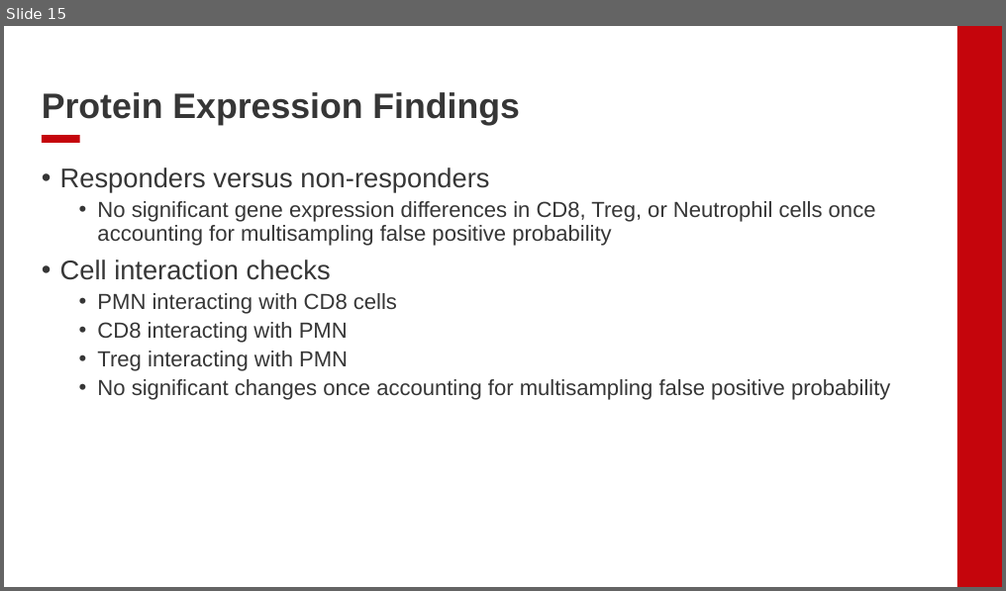
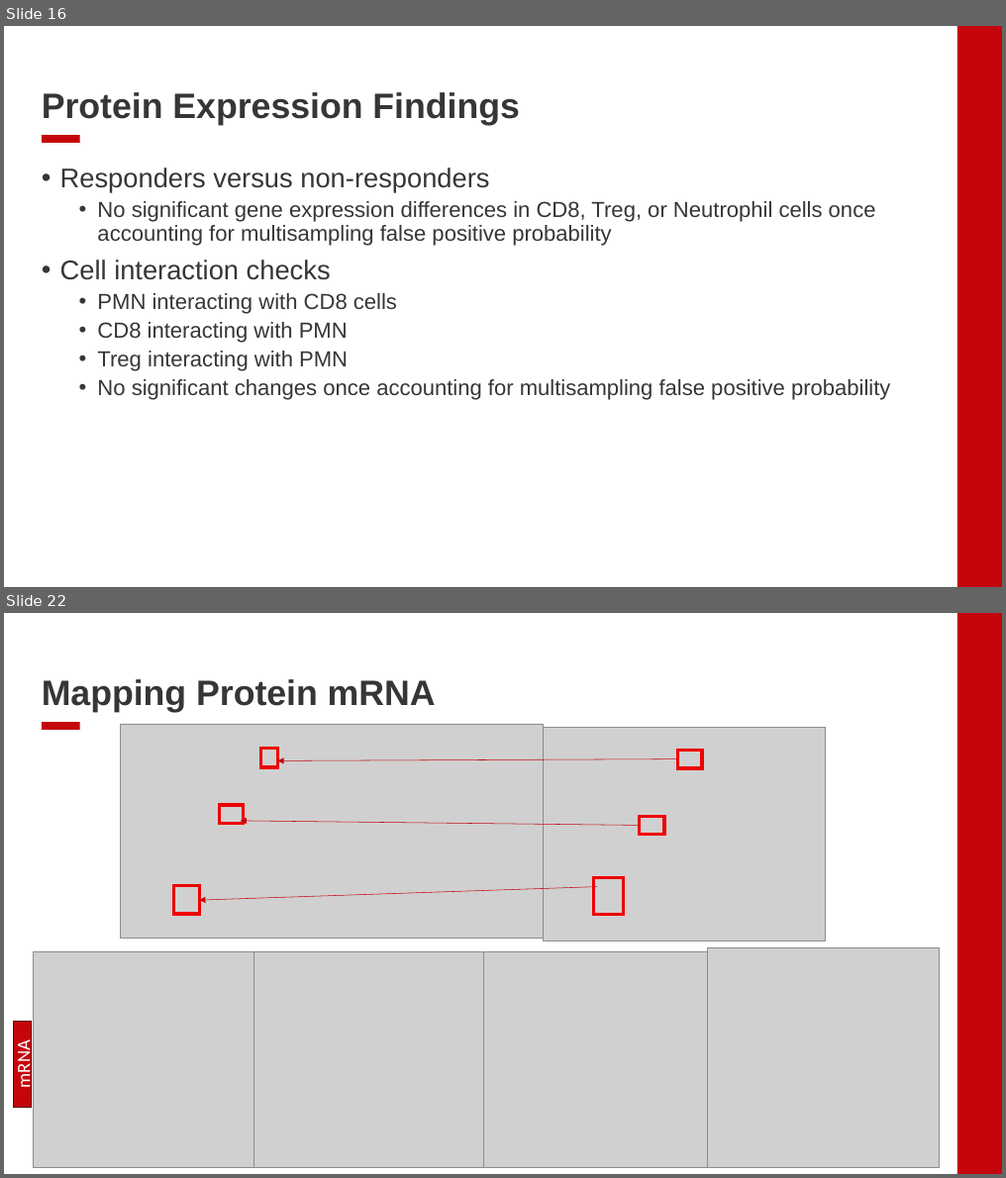
Before and after one commit to EDJohns/2025-Dinh-Lab-Research-Project, a slide deck: Shapiro 2025 Project/Weekly Updates/Lab Meeting Presentation 7_22_25.pptx. Shown one above the other, each under a label of ours: slide 15 before the commit, slides 16 and 22 after it; the slides between them are not shown. The pictures are 1006x591 and 1006x1178 pixels, drawn with LibreOffice and Linux fonts; fonts in the diff are those of the drawing; grey boxes stand for pictures; background and template pictures are left out. Boxes give left, top, right and bottom in pixels: in the first picture for what was removed or moved away, otherwise in the second. Text is boxed around its words. In the diff, an @@ line names an element or a change of style, - is before the commit and + after.

```diff
--- a/Shapiro 2025 Project/Weekly Updates/Lab Meeting Presentation 7_22_25.pptx
+++ b/Shapiro 2025 Project/Weekly Updates/Lab Meeting Presentation 7_22_25.pptx
@@ slide 22 added at bbox=[4, 613, 1002, 1174], background #FFFFFF; not listed: 2 template elements that a slide beside it also shows @@
@@ title added at bbox=[42, 679, 436, 712], 34 pt, text #363636, bold @@
+Mapping Protein mRNA
@@ picture added at bbox=[120, 724, 544, 938] @@
@@ picture added at bbox=[544, 727, 826, 941] @@
@@ rectangle added at bbox=[260, 748, 277, 767], outline #EE0000 3 pt @@
@@ arrow added from (678, 759) to (278, 761), #C5050C 0.5 pt @@
@@ rectangle added at bbox=[678, 750, 702, 768], outline #EE0000 3 pt @@
@@ rectangle added at bbox=[219, 805, 243, 824], outline #EE0000 3 pt @@
@@ rectangle added at bbox=[640, 817, 665, 834], outline #EE0000 3 pt @@
@@ arrow added from (640, 826) to (241, 821), #C5050C 0.5 pt @@
@@ rectangle added at bbox=[594, 878, 623, 916], outline #EE0000 3 pt @@
@@ rectangle added at bbox=[173, 886, 199, 915], outline #EE0000 3 pt @@
@@ arrow added from (597, 887) to (199, 900), #C5050C 0.5 pt @@
@@ picture added at bbox=[33, 953, 254, 1167] @@
@@ picture added at bbox=[254, 953, 483, 1167] @@
@@ picture added at bbox=[483, 953, 708, 1167] @@
@@ picture added at bbox=[708, 948, 939, 1167] @@
@@ rectangle added at bbox=[14, 1021, 32, 1108], fill #C5050C, outline #560205 1 pt, 18 pt, text #FFFFFF @@
+mRNA
@@ what was slide 15 is now slide 16 @@
```
Also in this commit, not shown: 6 slides changed, 6 other slides added.
